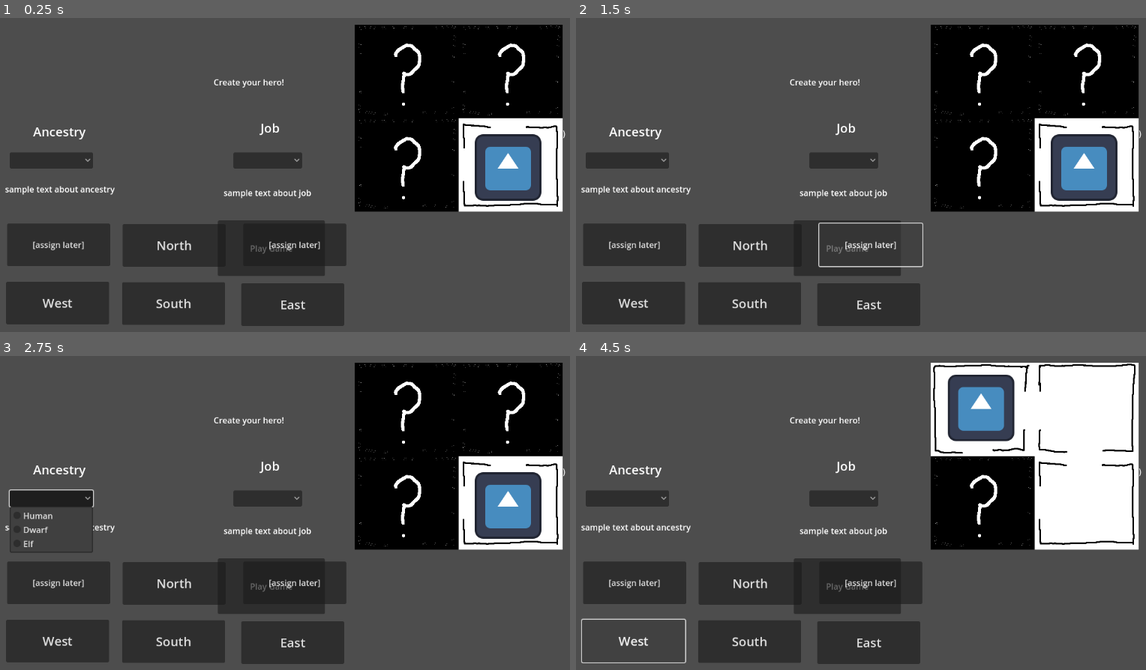
Above: before the commit, frames 1-4 (two rows, left to right).
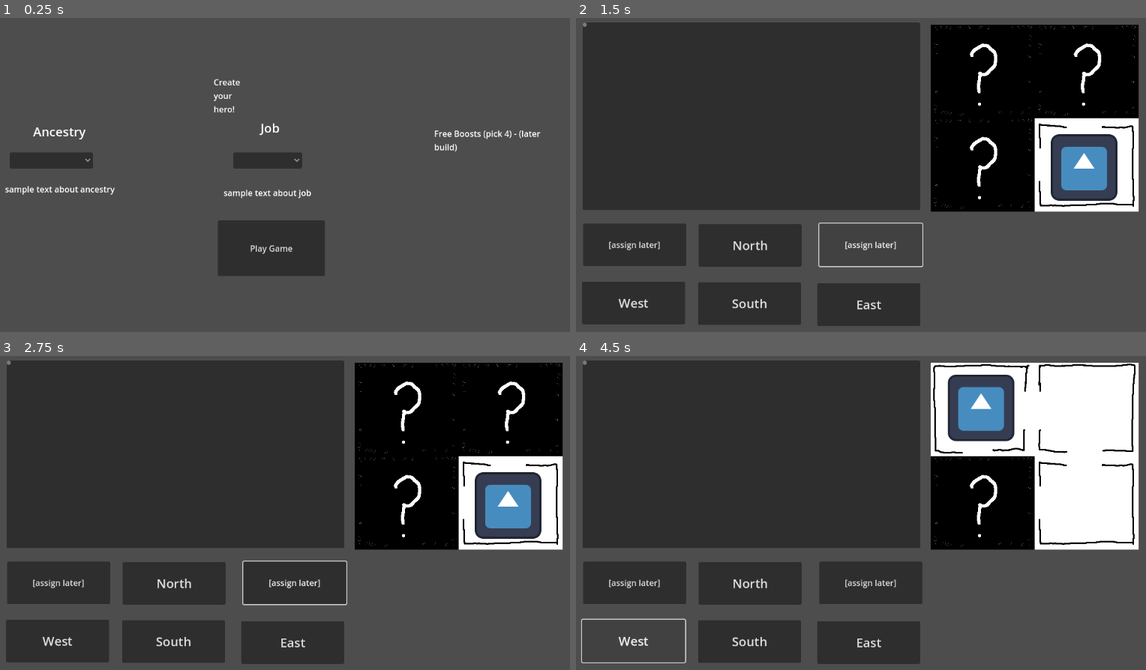
Above: after the commit, the same moments.

Repository: CawsualCrow/Capstone
Game: Godot game, scene res://Scenes/main.tscn
The game is run twice, just before and just after one commit, with the same random seed, the same clock (stepped at 60 frames per second) and the same inputs. The engine's default icon, where the game draws it, is replaced by a stand-in: a white triangle on a blue panel in a dark square.
Inputs (mouse positions are in pixels of both pictures, inside the frame that each line leads up to):
- Up to frame 1 (0.25 s): no input
- Up to frame 2 (1.5 s): click "Play Game" at 0.5 s; click (849, 247) at 1.25 s, where only the run before the commit has a clickable "Play Game"
- Up to frame 3 (2.75 s): click (51, 497) at 2.02 s
- Up to frame 4 (4.5 s): click "North" at 2.75 s; click (843, 497) at 3.52 s; click "West" at 4.25 s

The runs differ from the first frame. In frame 1, 33% of the frame differs, in the area x 1-100%, y 2-99%; in frame 2, 35%; in frame 3, 34%; in frame 4, 35%, in the area x 0-100%, y 1-83%.

Commit message:
connect scenes
link character creator and navigation

Diff:
--- /dev/null
+++ b/samplecombatloop - Copy/Scenes/NavigationText.tscn
@@ -0,0 +1,16 @@
+[gd_scene format=3 uid="uid://ccgftpaaaoobc"]
+
+[node name="NavigationText" type="VBoxContainer"]
+anchors_preset = 15
+anchor_right = 1.0
+anchor_bottom = 1.0
+grow_horizontal = 2
+grow_vertical = 2
+
+[node name="Nav Direction" type="Label" parent="."]
+layout_mode = 2
+text = "You have entered the room to the north."
+
+[node name="Room Description" type="Label" parent="."]
+layout_mode = 2
+text = "You are standing in a dimly lit room."
--- a/samplecombatloop - Copy/Scenes/main.tscn
+++ b/samplecombatloop - Copy/Scenes/main.tscn
@@ -63,6 +63,7 @@
 offset_top = 174.0
 offset_right = 344.0
 offset_bottom = 197.0
+autowrap_mode = 2
 script = ExtResource("8_344ge")
 
 [node name="AI_Health" type="Label" parent="HUD"]
@@ -70,6 +71,7 @@
 offset_top = 165.0
 offset_right = 784.0
 offset_bottom = 188.0
+autowrap_mode = 2
 script = ExtResource("8_344ge")
 
 [node name="Text_Output" type="Label" parent="HUD"]
@@ -79,6 +81,7 @@
 offset_bottom = 260.0
 theme_override_font_sizes/font_size = 24
 text = "test"
+autowrap_mode = 2
 
 [node name="Button" type="Button" parent="HUD"]
 offset_left = 479.0
@@ -96,6 +99,7 @@
 offset_right = 481.0
 offset_bottom = 158.0
 text = "Create your hero!"
+autowrap_mode = 2
 
 [node name="Ancestry_Title" type="Label" parent="Character Creator"]
 offset_left = 94.0
@@ -104,6 +108,7 @@
 offset_bottom = 248.0
 theme_override_font_sizes/font_size = 24
 text = "Ancestry"
+autowrap_mode = 2
 
 [node name="Job_Title" type="Label" parent="Character Creator"]
 offset_left = 531.0
@@ -112,6 +117,7 @@
 offset_bottom = 241.0
 theme_override_font_sizes/font_size = 24
 text = "Job"
+autowrap_mode = 2
 
 [node name="Boost_Title" type="Label" parent="Character Creator"]
 offset_left = 865.0
@@ -119,6 +125,7 @@
 offset_right = 1107.0
 offset_bottom = 257.0
 text = "Free Boosts (pick 4) - (later build)"
+autowrap_mode = 2
 
 [node name="Ancestry_Selection" type="OptionButton" parent="Character Creator"]
 offset_left = 49.0
@@ -152,6 +159,7 @@
 offset_right = 251.0
 offset_bottom = 370.0
 text = "sample text about ancestry"
+autowrap_mode = 2
 
 [node name="Job_Description" type="Label" parent="Character Creator"]
 offset_left = 460.0
@@ -159,6 +167,7 @@
 offset_right = 629.0
 offset_bottom = 390.0
 text = "sample text about job"
+autowrap_mode = 2
 
 [node name="Start_Game" type="Button" parent="Character Creator"]
 offset_left = 449.0
@@ -177,6 +186,7 @@
 offset_bottom = 189.0
 theme_override_font_sizes/font_size = 30
 text = "You gained a level!"
+autowrap_mode = 2
 
 [node name="Label" type="Label" parent="Level_Up_Screen"]
 offset_left = 289.0
@@ -185,6 +195,7 @@
 offset_bottom = 338.0
 theme_override_font_sizes/font_size = 24
 text = "Choose an Ability Modifier to increase:"
+autowrap_mode = 2
 
 [node name="Finish_Level_Up" type="Button" parent="Level_Up_Screen"]
 offset_left = 472.0
@@ -192,7 +203,7 @@
 offset_right = 688.0
 offset_bottom = 599.0
 theme_override_font_sizes/font_size = 24
-text = "Next Combat!"
+text = "Continue"
 
 [node name="Stat_boost" type="OptionButton" parent="Level_Up_Screen"]
 offset_left = 290.0
@@ -227,6 +238,7 @@
 offset_bottom = 80.0
 theme_override_font_sizes/font_size = 24
 text = "Inventory"
+autowrap_mode = 2
 
 [node name="Weapon_Title" type="Label" parent="Inventory"]
 offset_left = 62.0
@@ -234,6 +246,7 @@
 offset_right = 102.0
 offset_bottom = 326.0
 text = "Weapon"
+autowrap_mode = 2
 
 [node name="Weapon_Selector" type="OptionButton" parent="Inventory"]
 offset_left = 49.0
@@ -261,6 +274,7 @@
 offset_right = 430.0
 offset_bottom = 325.0
 text = "Armor"
+autowrap_mode = 2
 
 [node name="Armor_Selector" type="OptionButton" parent="Inventory"]
 visible = false
@@ -285,6 +299,7 @@
 offset_right = 811.0
 offset_bottom = 323.0
 text = "Consumables"
+autowrap_mode = 2
 
 [node name="Consumables_Selector" type="OptionButton" parent="Inventory"]
 visible = false
@@ -324,6 +339,7 @@
 
 You have fallen in the dungeon.
 Try again?"
+autowrap_mode = 2
 visible_characters = 0
 visible_ratio = 0.0
 
@@ -354,6 +370,7 @@
 offset_right = 830.0
 offset_bottom = 325.0
 text = "Filler Description"
+autowrap_mode = 2
 
 [node name="Continue__To_Combat" type="Button" parent="Event_HUD"]
 offset_left = 436.0
@@ -413,17 +430,28 @@
 offset_bottom = 501.0
 text = "[assign later]"
 
-[node name="Output" type="Label" parent="Navigation"]
-offset_left = 45.0
-offset_top = 32.0
-offset_right = 694.0
-offset_bottom = 396.0
-
 [node name="PlayerInfo" type="Label" parent="Navigation"]
 offset_left = 721.0
 offset_top = 419.0
 offset_right = 1108.0
 offset_bottom = 618.0
+autowrap_mode = 2
+
+[node name="Output" type="PanelContainer" parent="Navigation"]
+offset_left = 43.0
+offset_top = 32.0
+offset_right = 692.0
+offset_bottom = 393.0
+
+[node name="ScrollContainer" type="ScrollContainer" parent="Navigation/Output"]
+layout_mode = 2
+horizontal_scroll_mode = 0
+
+[node name="VScrollBar" type="VScrollBar" parent="Navigation/Output/ScrollContainer"]
+layout_mode = 2
+
+[node name="History" type="VBoxContainer" parent="Navigation/Output/ScrollContainer"]
+layout_mode = 2
 
 [node name="Map" type="CanvasLayer" parent="."]
 script = ExtResource("16_b3802")
--- a/samplecombatloop - Copy/Scripts/game_manager.gd
+++ b/samplecombatloop - Copy/Scripts/game_manager.gd
@@ -33,6 +33,8 @@
 	$Game_Over.hide()
 	$Event_HUD.hide()
 	$Inventory.hide()
+	$Navigation.hide()
+	$Map.hide()
 
 
 func next_turn ():
@@ -102,16 +104,20 @@
 	player_cast_combat_action(heal)
 
 
-func _on_start_game_pressed() -> void:
+func _on_start_game_pressed() -> void: # change to go to navigation
 	# save player character stats and start combat
 	# $Player_Character set bonuses
 	# add refusal to start if character options not selected.
 	$"Character Creator".hide()
-	$HUD/Player_Health.text = str($Player_Character.cur_health) + " / " + str($Player_Character.max_health)
-	$HUD/AI_Health.text = str($AI_Character.cur_health) + " / " + str($AI_Character.max_health)
-	$HUD.show()
-	next_turn()
-
+	$"Navigation".show()
+	$"Map".show()
+
+	#$HUD/Player_Health.text = str($Player_Character.cur_health) + " / " + str($Player_Character.max_health)
+	#$HUD/AI_Health.text = str($AI_Character.cur_health) + " / " + str($AI_Character.max_health)
+	#$HUD.show()
+	#next_turn()
+
+# add func to move from navigation to combat/event
 
 func _on_player_character_health_change():
 	$HUD/Player_Health.text = str($Player_Character.cur_health) + " / " + str($Player_Character.max_health)
